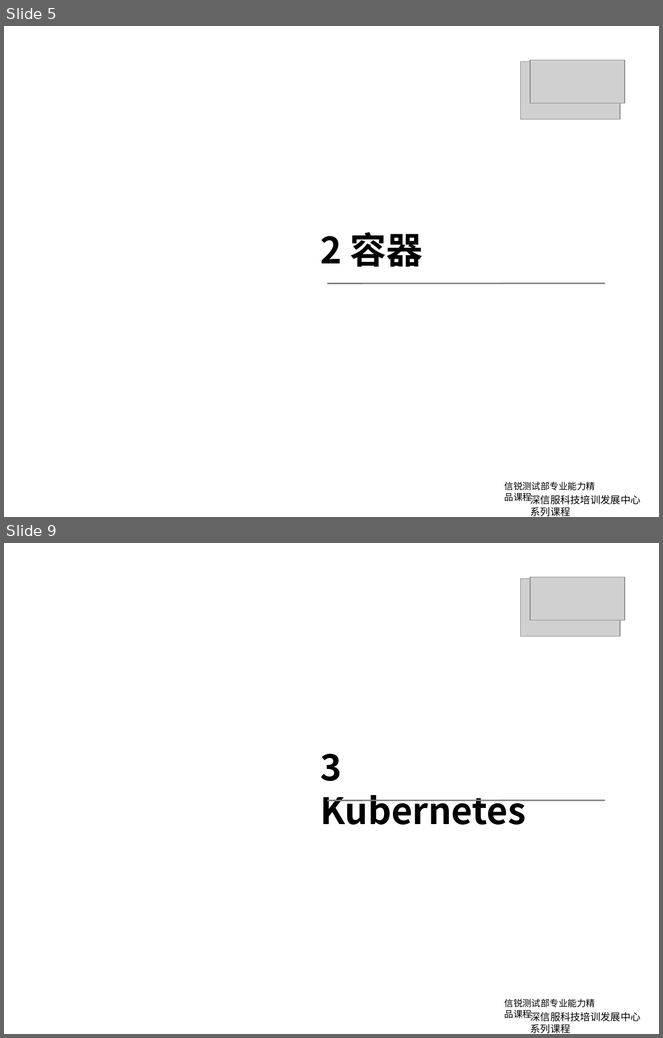
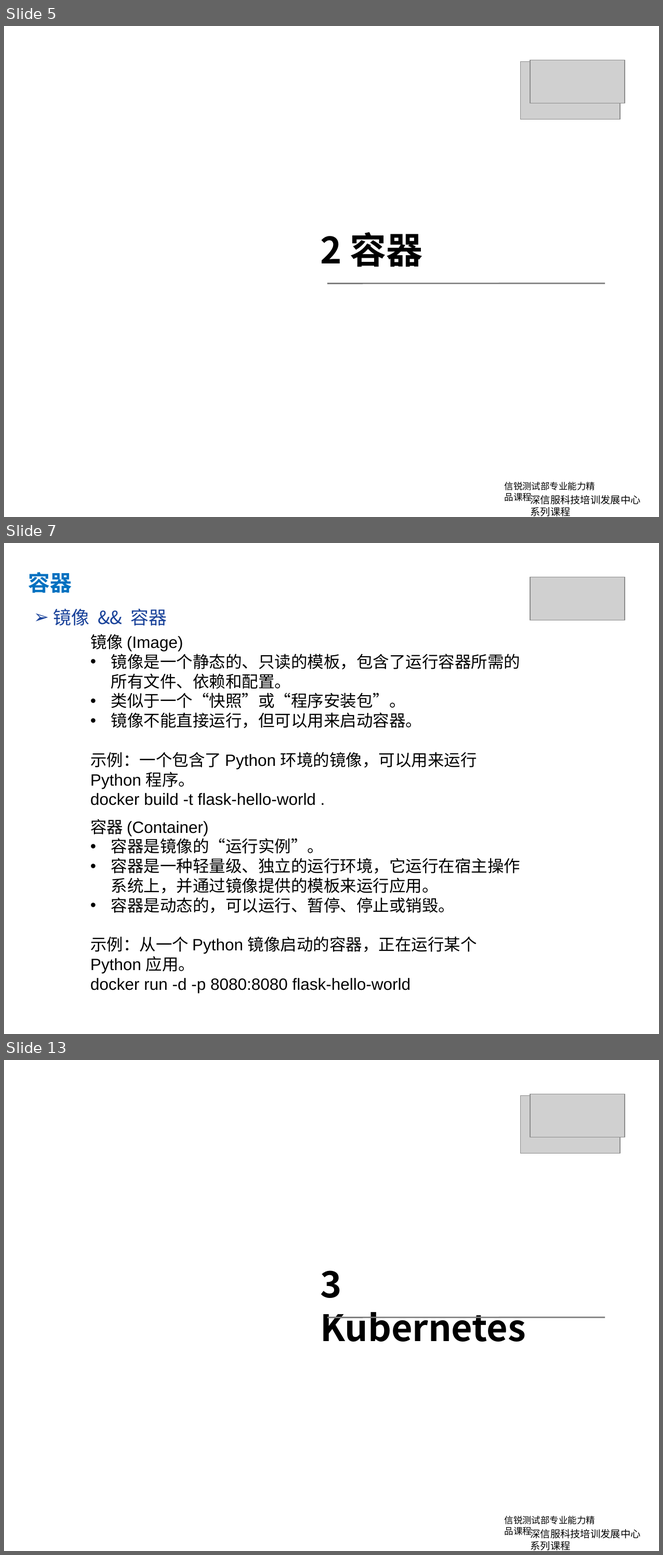
Before and after one commit to yubowen0525/k8s_from_basic_to_advanced, a slide deck: lession1/kubernetes第一课.pptx. Shown one above the other, each under a label of ours: slides 5 and 9 before the commit, slides 5, 7 and 13 after it; the slides between them are not shown. The pictures are 663x1038 and 663x1555 pixels, drawn with LibreOffice and Linux fonts; fonts in the diff are those of the drawing; grey boxes stand for pictures; background and template pictures are left out. Boxes give left, top, right and bottom in pixels: in the first picture for what was removed or moved away, otherwise in the second. Text is boxed around its words. In the diff, an @@ line names an element or a change of style, - is before the commit and + after.

```diff
--- a/lession1/kubernetes第一课.pptx
+++ b/lession1/kubernetes第一课.pptx
@@ slide 7 added at (4, 543, 659, 1034), background #FFFFFF @@
@@ text added at (28, 572, 72, 593), 24 pt, text #0070C0, bold @@
+容器
@@ picture added at (530, 577, 624, 620) @@
@@ text added at (53, 609, 167, 626), 20 pt, text #184199 @@
+➢ 镜像 && 容器
@@ text added at (90, 634, 521, 806), 18 pt, text #000000 @@
+镜像 (Image)
+• 镜像是一个静态的、只读的模板，包含了运行容器所需的所有文件、依赖和配置。
+• 类似于一个“快照”或“程序安装包”。
+• 镜像不能直接运行，但可以用来启动容器。
+示例：一个包含了 Python 环境的镜像，可以用来运行 Python 程序。
+docker build -t flask-hello-world .
@@ text added at (90, 819, 521, 993), 18 pt, text #000000 @@
+容器 (Container)
+• 容器是镜像的“运行实例”。
+• 容器是一种轻量级、独立的运行环境，它运行在宿主操作系统上，并通过镜像提供的模板来运行应用。
+• 容器是动态的，可以运行、暂停、停止或销毁。
+示例：从一个 Python 镜像启动的容器，正在运行某个 Python 应用。
+docker run -d -p 8080:8080 flask-hello-world
@@ what was slide 9 is now slide 13 @@
```
Also in this commit, not shown: 5 slides changed, 3 other slides added, 10 other files.
